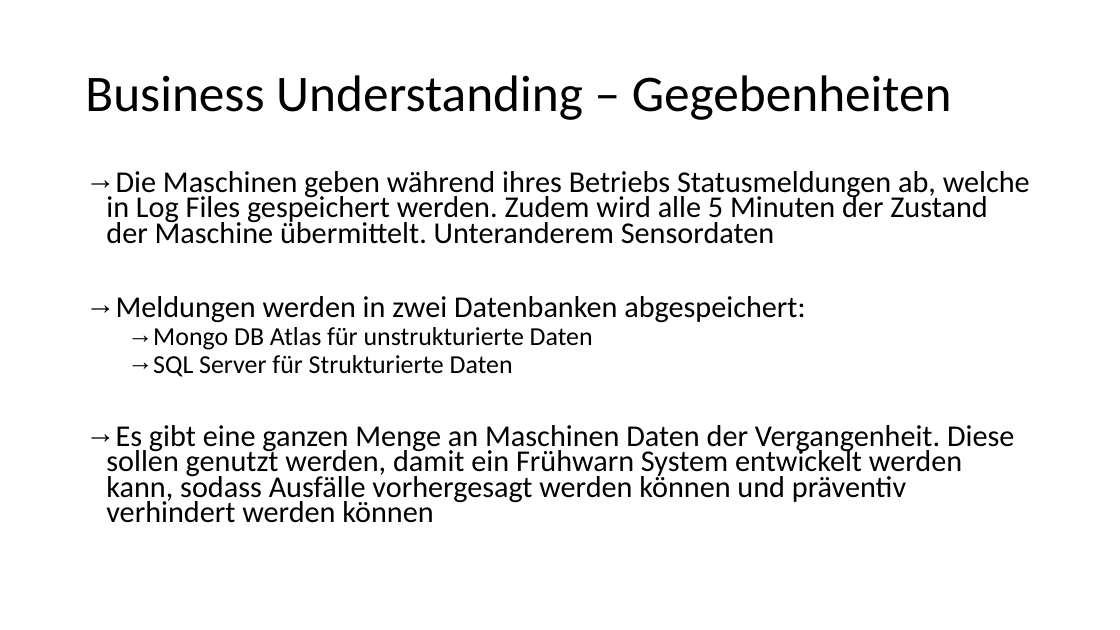
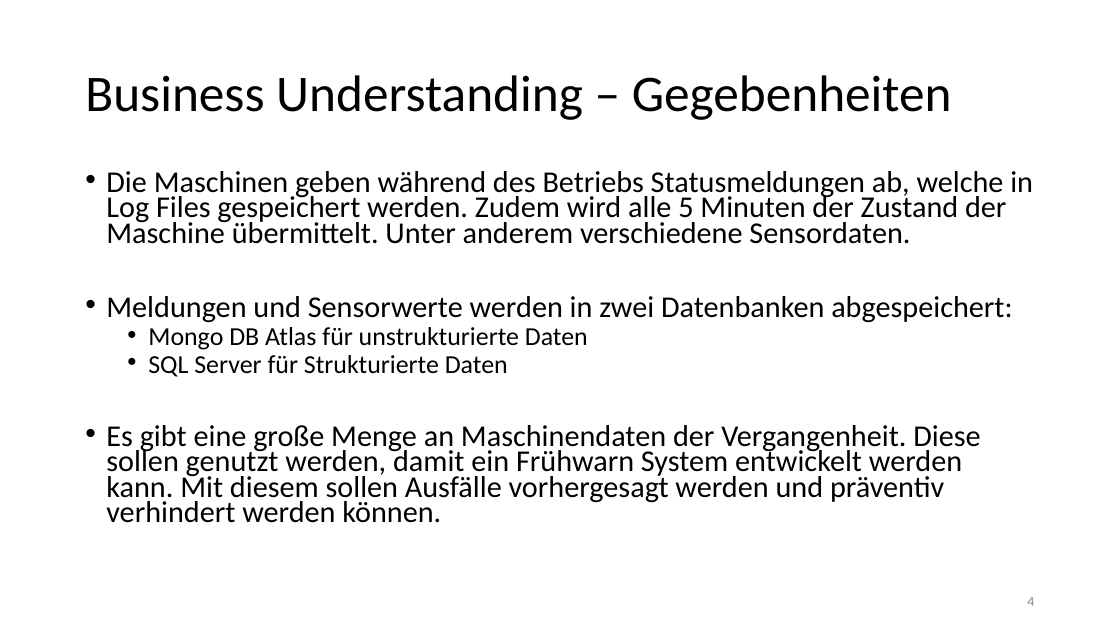
Before and after one commit to Flitschi7/big-data-management, a slide deck: slide 4 of Organisational/Dokumentation HHZ Rocket Project.pptx (slide 3 before the commit). Drawn at 1120x630 pixels with LibreOffice and Linux fonts; fonts in the diff are those of the drawing. Boxes give left, top, right and bottom in pixels: in the first picture for what was removed or moved away, otherwise in the second. Text is boxed around its words. In the diff, an @@ line names an element or a change of style, - is before the commit and + after.

Commit message:
ppt

```diff
--- a/Organisational/Dokumentation HHZ Rocket Project.pptx
+++ b/Organisational/Dokumentation HHZ Rocket Project.pptx
@@ text at [106, 171, 1033, 323]: text changed @@
-→ Die Maschinen geben während ihres Betriebs Statusmeldungen ab, welche in Log Files gespeichert werden. Zudem wird alle 5 Minuten der Zustand der Maschine übermittelt. Unteranderem Sensordaten
-→ Meldungen werden in zwei Datenbanken abgespeichert:
+• Die Maschinen geben während des Betriebs Statusmeldungen ab, welche in Log Files gespeichert werden. Zudem wird alle 5 Minuten der Zustand der Maschine übermittelt. Unter anderem verschiedene Sensordaten.
+• Meldungen und Sensorwerte werden in zwei Datenbanken abgespeichert:
@@ text at [148, 327, 588, 377]: bullet → to • @@
@@ text at [106, 425, 980, 523]: text changed @@
-→ Es gibt eine ganzen Menge an Maschinen Daten der Vergangenheit. Diese sollen genutzt werden, damit ein Frühwarn System entwickelt werden kann, sodass Ausfälle vorhergesagt werden können und präventiv verhindert werden können
+• Es gibt eine große Menge an Maschinendaten der Vergangenheit. Diese sollen genutzt werden, damit ein Frühwarn System entwickelt werden kann. Mit diesem sollen Ausfälle vorhergesagt werden und präventiv verhindert werden können.
@@ page number added at [1027, 597, 1034, 606], 12 pt, text #8C8C8C @@
+4
```
Also in this commit, not shown: 25 other slides changed, 5 slides added, 2 slides removed.
